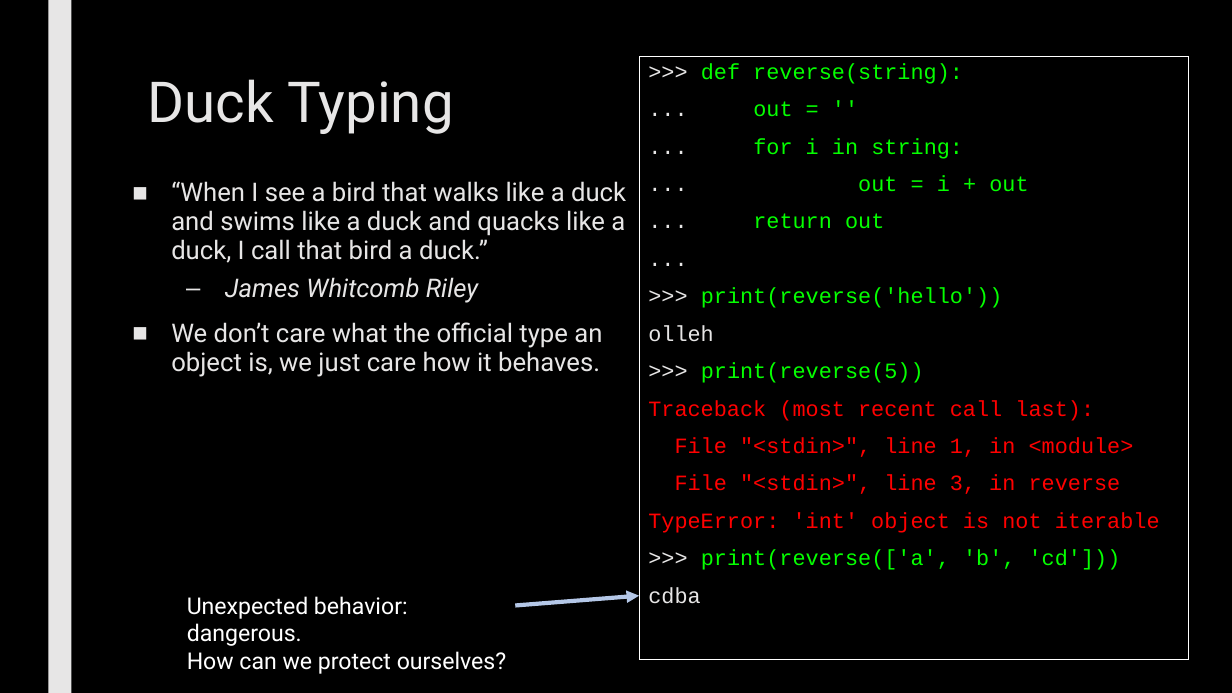
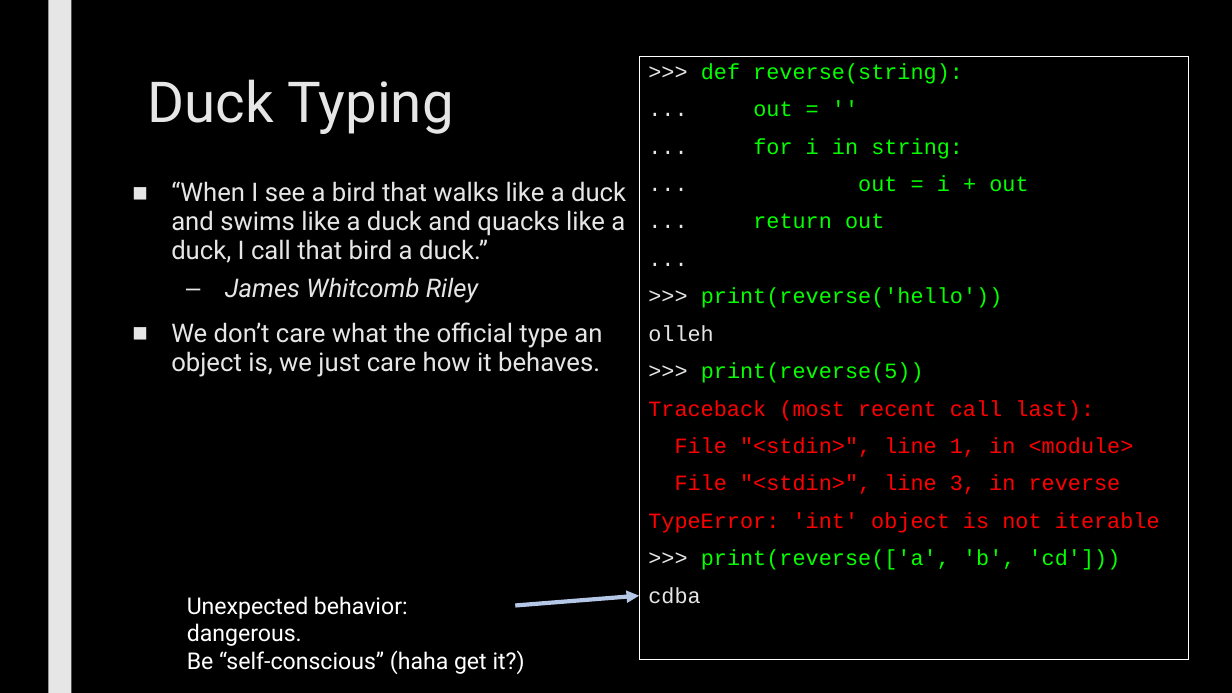
Before and after one commit to max7patek/metaprogramming, a slide deck: slide 16 of slides/00-OOPython.pptx (slide 11 before the commit). Drawn at 1232x693 pixels with LibreOffice and Linux fonts; fonts in the diff are those of the drawing. Boxes give left, top, right and bottom in pixels: in the first picture for what was removed or moved away, otherwise in the second. Text is boxed around its words. In the diff, an @@ line names an element or a change of style, - is before the commit and + after.

```diff
--- a/slides/00-OOPython.pptx
+++ b/slides/00-OOPython.pptx
@@ text at (187,650,525,674): text changed @@
-How can we protect ourselves?
+Be “self-conscious” (haha get it?)
```
Also in this commit, not shown: 7 other slides changed, 1 slide added, 2 slides removed.
